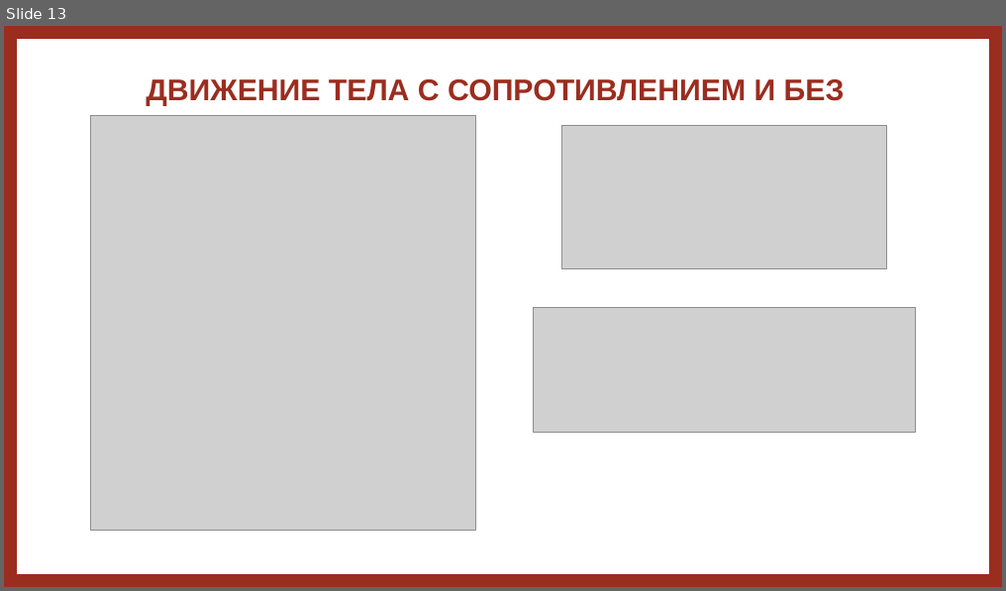
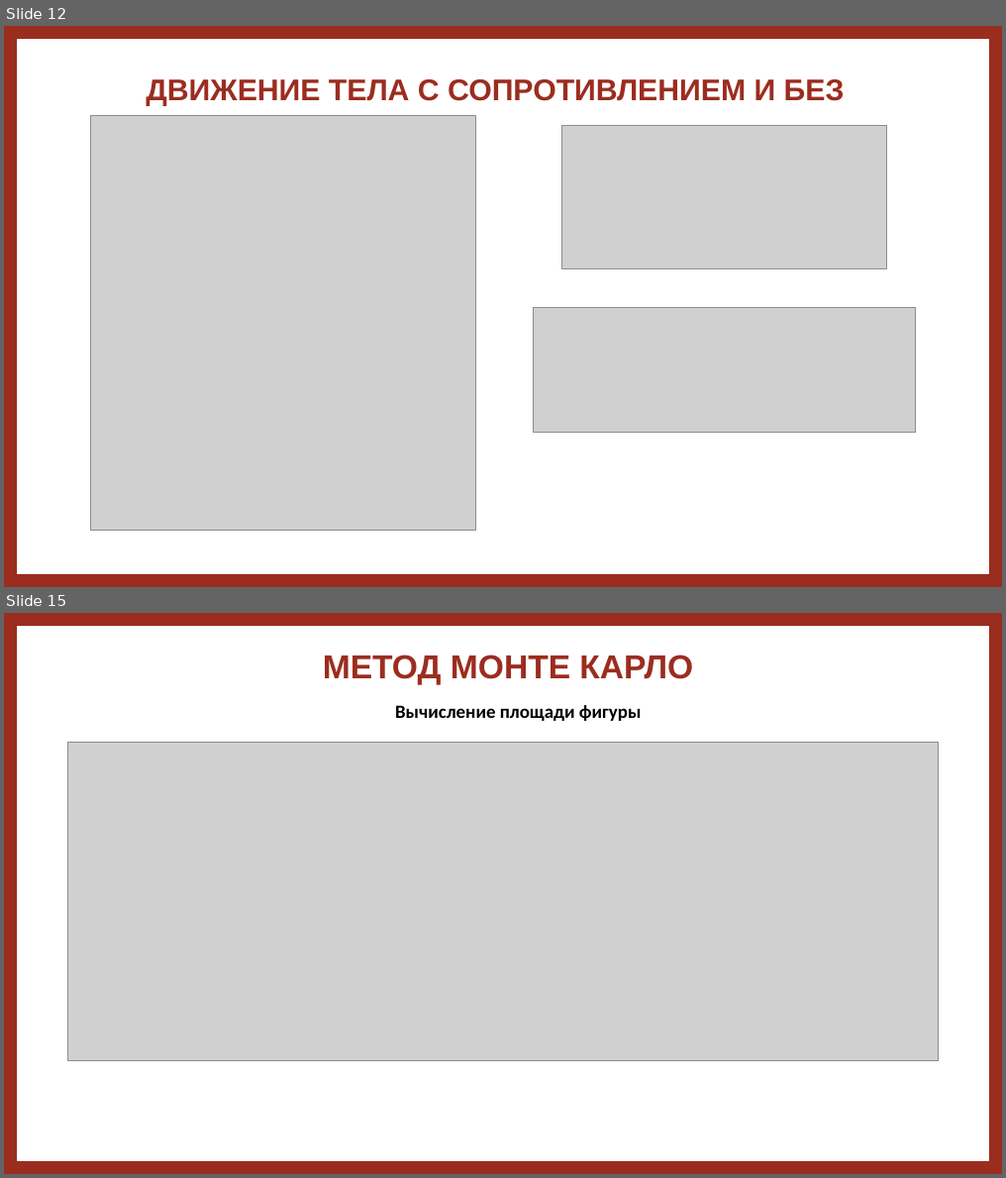
Before and after one commit to dex1fy/RecipeWebsite.EducationalPractice, a slide deck: документы/ЗащитаУП.pptx. Shown one above the other, each under a label of ours: slide 13 before the commit, slides 12 and 15 after it; the slides between them are not shown. The pictures are 1006x591 and 1006x1178 pixels, drawn with LibreOffice and Linux fonts; fonts in the diff are those of the drawing; grey boxes stand for pictures. Boxes give left, top, right and bottom in pixels: in the first picture for what was removed or moved away, otherwise in the second. Text is boxed around its words. In the diff, an @@ line names an element or a change of style, - is before the commit and + after.

```diff
--- a/документы/ЗащитаУП.pptx
+++ b/документы/ЗащитаУП.pptx
@@ slide 15 added at bbox=[4, 613, 1002, 1174], background #FFFFFF @@
@@ frame added at bbox=[4, 613, 1002, 1174], fill #9B2D1F, outline #9B2D1F 1 pt @@
@@ title added at bbox=[323, 655, 693, 685], 32 pt, text #9B2D1F, bold @@
+МЕТОД МОНТЕ КАРЛО
@@ text added at bbox=[395, 705, 641, 721], 18 pt, text #000000, bold @@
+Вычисление площади фигуры
@@ picture added at bbox=[67, 743, 939, 1061] @@
@@ what was slide 13 is now slide 12 @@
```
Also in this commit, not shown: 2 other slides added, 1 slide removed, 7 other files.
